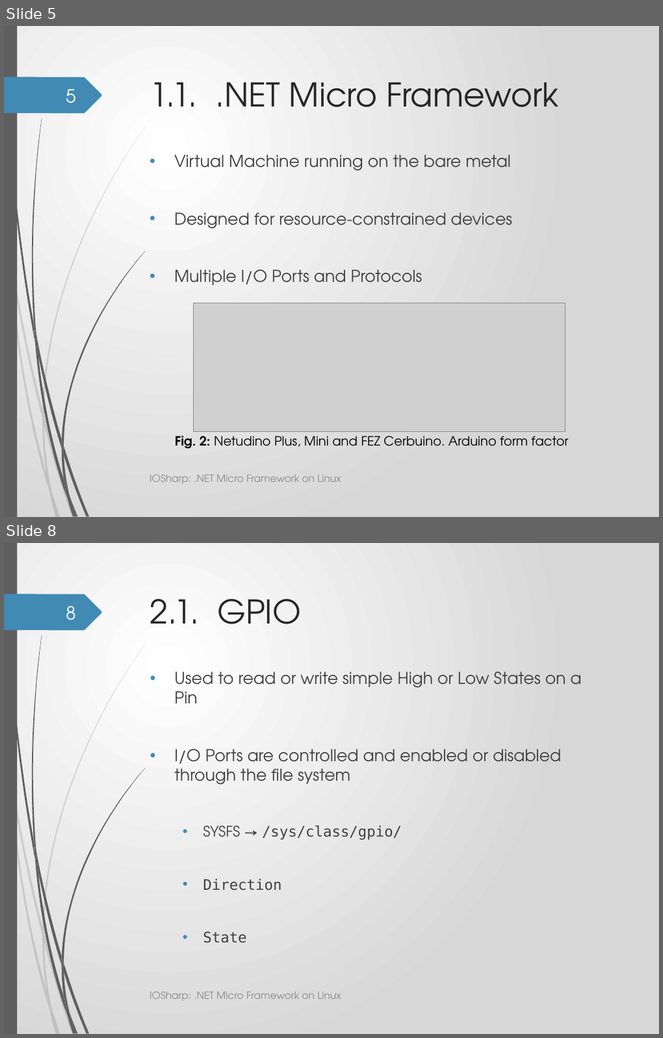
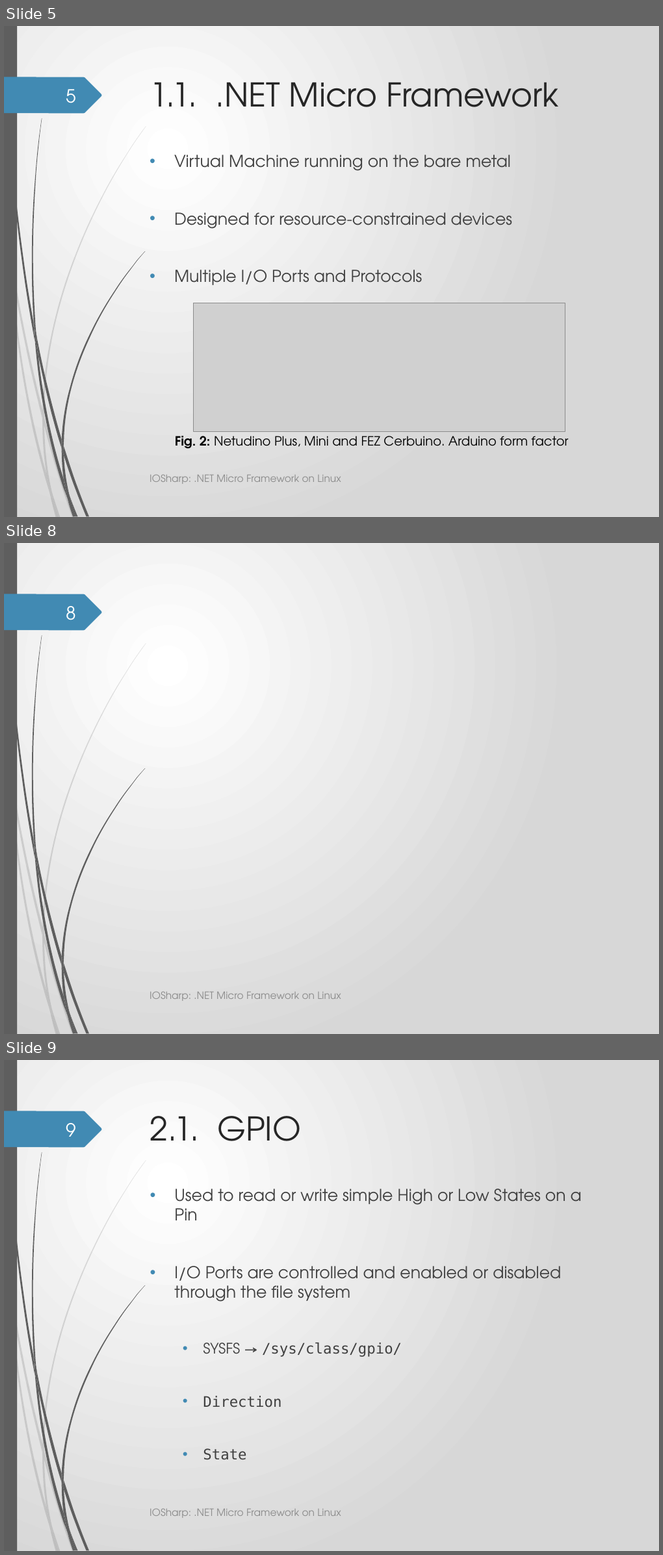
Before and after one commit to GerardSoleCa/BachelorThesisMisc, a slide deck: ThesisDoc/IOSharp.pptx. Shown one above the other, each under a label of ours: slides 5 and 8 before the commit, slides 5, 8 and 9 after it; the slides between them are not shown. The pictures are 663x1038 and 663x1555 pixels, drawn with LibreOffice and Linux fonts; fonts in the diff are those of the drawing; grey boxes stand for pictures; background and template pictures are left out. Boxes give left, top, right and bottom in pixels: in the first picture for what was removed or moved away, otherwise in the second. Text is boxed around its words. In the diff, an @@ line names an element or a change of style, - is before the commit and + after.

```diff
--- a/ThesisDoc/IOSharp.pptx
+++ b/ThesisDoc/IOSharp.pptx
@@ slide 8 added at bbox=[4, 543, 659, 1034], background gradient #FFFFFF to #D7D7D7; not listed: 24 template elements that a slide beside it also shows @@
@@ page number added at bbox=[66, 606, 76, 620], 20 pt, text #FEFFFF @@
+8
@@ text added at bbox=[150, 991, 341, 1001], 11 pt, text #8C8C8C @@
+IOSharp: .NET Micro Framework on Linux
@@ what was slide 8 is now slide 9 @@
@@ page number at bbox=[66, 1123, 76, 1137]: text changed @@
-8
+9
```
Also in this commit, not shown: 5 slides changed.
